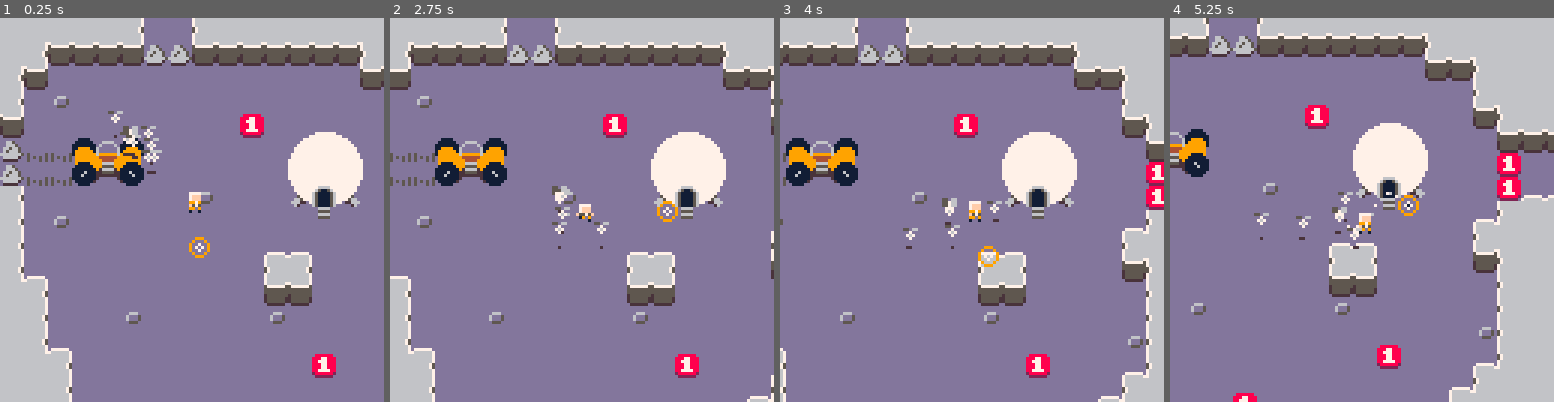
Above: before the commit, frames 1-4 (left to right).
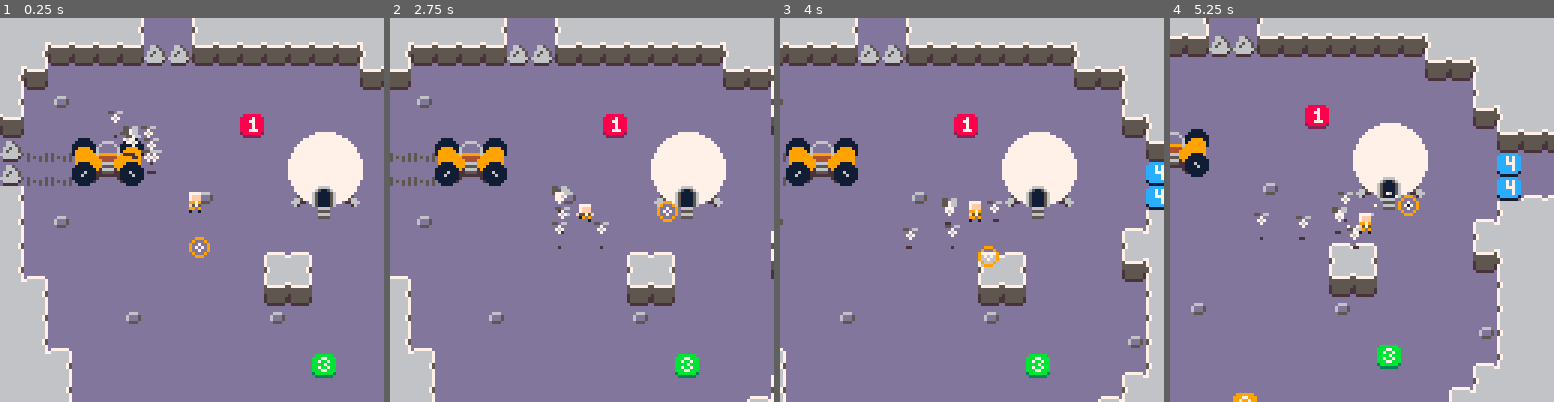
Above: after the commit, the same moments.

Repository: kevinthompson/moonbreak-p8
Game: PICO-8 cartridge moonbreak.p8
The game is run twice, just before and just after one commit, with the same random seed, the same clock (stepped at 60 frames per second) and the same inputs.
Inputs:
- Up to frame 1 (0.25 s): no input
- Up to frame 2 (2.75 s): tap X (X key) at 0.33, 1.07, 1.85 s; tap O (Z key) at 0.7, 1.7, 2.1, 2.5 s; hold Right 1.6-2.1 s; hold Up 2.15-2.42 s; hold Right from 2.47 s (still down)
- Up to frame 3 (4 s): tap O (Z key) at 2.9, 3.3, 3.7 s; tap X (X key) at 2.97 s; release Right at 3.03 s; hold Left 3.08-3.58 s; hold Down 3.63-3.97 s
- Up to frame 4 (5.25 s): hold Right 4.02-4.68 s; tap X (X key) at 4.08, 5.2 s; tap O (Z key) at 4.1, 4.5, 4.9 s; hold Up 4.73-5.03 s; hold Left from 5.08 s (still down)

The runs differ from the first frame. In frame 1, 0.4% of the frame differs, in the area x 64-88%, y 25-94%; in frame 2, 0.4%; in frame 3, 0.9%; in frame 4, 1.1%, in the area x 16-92%, y 23-100%.

Commit message:
chore: add different objective sprites

Diff:
--- a/moonbreak.p8
+++ b/moonbreak.p8
@@ -41,22 +41,22 @@
 00000000000000000776770061170000333b55b00000000061111160050000051999999969999996999999910000000000000000000000000000000000000000
 00000000000000000077700061110000033bbb000000000066555660050505050999999994444449999999900000000000000000000000000000000000000000
 00000000000000000000000000000000000000000000000066666660050005050999999999444499999999900000000000000000000000000000000000000000
-00000000000000000000000008888880000000000000000077666677000000000911119999666699991111900000000000000000000000000000000000000000
-00777700007777000000000088877888000000000000000076511567000000000111111999555599911111100000000000000000000000000000000000000000
-007fff00007fff00007777008877788800000000000000006511115600000000111111119e6666e9111111110000000000000000000000000000000000000000
-007fff00007fff00007fff00888778880000000000000000651111560000000011116111ee5555ee111611110000000000000000000000000000000000000000
-0099790000997900007fff00888778880000000000000000651111560000000011161111eeeeeeee111161110000000000000000000000000000000000000000
-00f57500005f75000f5575f0887777880000000000000000651111560000000011111111e000000e111111110000000000000000000000000000000000000000
-00990900009901000019090028888882000000000000000065111156000000000111111e00000000e11111100000000000000000000000000000000000000000
-00100100001000000000010002222220000000000000000000666600000000000011110000000000001111000000000000000000000000000000000000000000
-00000000000000000000000000000000000000000000000000555500000000000000000000000000000000000000000000000000000000000000000000000000
-00000000000000000000000000000000000000000000000000666600000000000000000000000000000000000000000000000000000000000000000000000000
-00000000000000000000000000000000000000000000000000555500000000000000000000000000000000000000000000000000000000000000000000000000
-00000000000000000000000000000000000000000000000000000000000000000000000000000000000000000000000000000000000000000000000000000000
-00000000000000000000000000000000000000000000000000000000000000000000000000000000000000000000000000000000000000000000000000000000
-00000000000000000000000000000000000000000000000000000000000000000000000000000000000000000000000000000000000000000000000000000000
-00000000000000000000000000000000000000000000000000000000000000000000000000000000000000000000000000000000000000000000000000000000
-00000000000000000000000000000000000000000000000000000000000000000000000000000000000000000000000000000000000000000000000000000000
+000000000000000000000000088888800bbbbbb00000000077666677000000000911119999666699991111900000000000000000000000000000000000000000
+00777700007777000000000088887888bbb77bbb0000000076511567000000000111111999555599911111100000000000000000000000000000000000000000
+007fff00007fff000077770088877888bb7bb7bb000000006511115600000000111111119e6666e9111111110000000000000000000000000000000000000000
+007fff00007fff00007fff0088887888bbbb7bbb00000000651111560000000011116111ee5555ee111611110000000000000000000000000000000000000000
+0099790000997900007fff0088887888bb7bb7bb00000000651111560000000011161111eeeeeeee111161110000000000000000000000000000000000000000
+00f57500005f75000f5575f088877788bbb77bbb00000000651111560000000011111111e000000e111111110000000000000000000000000000000000000000
+009909000099010000190900288888823bbbbbb30000000065111156000000000111111e00000000e11111100000000000000000000000000000000000000000
+00100100001000000000010002222220033333300000000000666600000000000011110000000000001111000000000000000000000000000000000000000000
+000000000000000000000000099999900cccccc00000000000555500000000000000000000000000000000000000000000000000000000000000000000000000
+00000000000000000000000099977999ccc7c7cc0000000000666600000000000000000000000000000000000000000000000000000000000000000000000000
+00000000000000000000000099799799ccc7c7cc0000000000555500000000000000000000000000000000000000000000000000000000000000000000000000
+00000000000000000000000099997999ccc777cc0000000000000000000000000000000000000000000000000000000000000000000000000000000000000000
+00000000000000000000000099979999ccccc7cc0000000000000000000000000000000000000000000000000000000000000000000000000000000000000000
+00000000000000000000000099777799ccccc7cc0000000000000000000000000000000000000000000000000000000000000000000000000000000000000000
+000000000000000000000000a999999a1cccccc10000000000000000000000000000000000000000000000000000000000000000000000000000000000000000
+0000000000000000000000000aaaaaa0011111100000000000000000000000000000000000000000000000000000000000000000000000000000000000000000
 00000000000000000000000000000000000000000000000000000000000000000000000000000000000000000000000000000000000000000000000000000000
 00000000000000000000000000000000000000000000000000000000000000000000000000000000000000000000000000000000000000000000000000000000
 00000000000000000000000000000000000000000000000000000000000000000000000000000000000000000000000000000000000000000000000000000000
@@ -171,17 +171,17 @@
 5100400000000000000000000000000000504242424242424242424242424242424242424242424242424242424242424242424242424242424242424242424242424242424242424242424242424242424242424242424242424242424242424242424242424242424242424242424242424242424242424242424242424242
 4100010000000000000013000000000000415042424242424251414141424242424242424242424242424242424242424242424242424242424242424242424242424242424242424242424242424242424242424242424242424242424242424242424242424242424242424242424242424242424242424242424242424242
 43070708090a0000000000000000000000004141414141414141000000415042424242424242424242424242424242424242424242424242424242424242424242424242424242424242424242424242424242424242424242424242424242424242424242424242424242424242424242424242424242424242424242424242
-43070718191a0000000000000040000000001300000000000000000000005042424242424242424242424242424242424242424242424242424242424242424242424242424242424242424242424242424242424242424242424242424242424242424242424242424242424242424242424242424242424242424242424242
-5100000000000000400000000000000000001352525252525200000000005042424242424242424242424242424242424242424242424242424242424242424242424242424242424242424242424242424242424242424242424242424242424242424242424242424242424242424242424242424242424242424242424242
+43070718191a0000000000000040000000002400000000000000000000005042424242424242424242424242424242424242424242424242424242424242424242424242424242424242424242424242424242424242424242424242424242424242424242424242424242424242424242424242424242424242424242424242
+5100000000000000400000000000000000002452525252525200000000005042424242424242424242424242424242424242424242424242424242424242424242424242424242424242424242424242424242424242424242424242424242424242424242424242424242424242424242424242424242424242424242424242
 5100400000000000000000000000000000525042424242425100000000005042424242424242424242424242424242424242424242424242424242424242424242424242424242424242424242424242424242424242424242424242424242424242424242424242424242424242424242424242424242424242424242424242
 5100000000000000000000525200000000504242424242514100000000004150424242424242424242424242424242424242424242424242424242424242424242424242424242424242424242424242424242424242424242424242424242424242424242424242424242424242424242424242424242424242424242424242
 5152000000000000000000505100000000415042424242510000000000005250424242424242424242424242424242424242424242424242424242424242424242424242424242424242424242424242424242424242424242424242424242424242424242424242424242424242424242424242424242424242424242424242
 4251000000000000000000414100000000005042424242515252000000525042424242424242424242424242424242424242424242424242424242424242424242424242424242424242424242424242424242424242424242424242424242424242424242424242424242424242424242424242424242424242424242424242
 4251000000400000000000400000000000005042424242424242525252504242424242424242424242424242424242424242424242424242424242424242424242424242424242424242424242424242424242424242424242424242424242424242424242424242424242424242424242424242424242424242424242424242
 4251520000000000000000000000000000405042424242424242424242424242424242424242424242424242424242424242424242424242424242424242424242424242424242424242424242424242424242424242424242424242424242424242424242424242424242424242424242424242424242424242424242424242
-4242510000000000000000000013000000525042424242424242424242424242424242424242424242424242424242424242424242424242424242424242424242424242424242424242424242424242424242424242424242424242424242424242424242424242424242424242424242424242424242424242424242424242
+4242510000000000000000000014000000525042424242424242424242424242424242424242424242424242424242424242424242424242424242424242424242424242424242424242424242424242424242424242424242424242424242424242424242424242424242424242424242424242424242424242424242424242
 4242510000000000000000000000000052504242424242424242424242424242424242424242424242424242424242424242424242424242424242424242424242424242424242424242424242424242424242424242424242424242424242424242424242424242424242424242424242424242424242424242424242424242
-4251410000000013000000005252525250424242424242424242424242424242424242424242424242424242424242424242424242424242424242424242424242424242424242424242424242424242424242424242424242424242424242424242424242424242424242424242424242424242424242424242424242424242
+4251410000000023000000005252525250424242424242424242424242424242424242424242424242424242424242424242424242424242424242424242424242424242424242424242424242424242424242424242424242424242424242424242424242424242424242424242424242424242424242424242424242424242
 4251525252000000000000525042424242424242424242424242424242424242424242424242424242424242424242424242424242424242424242424242424242424242424242424242424242424242424242424242424242424242424242424242424242424242424242424242424242424242424242424242424242424242
 4242424251525252525252504242424242424242424242424242424242424242424242424242424242424242424242424242424242424242424242424242424242424242424242424242424242424242424242424242424242424242424242424242424242424242424242424242424242424242424242424242424242424242
 4242424242424242424242424242424242424242424242424242424242424242424242424242424242424242424242424242424242424242424242424242424242424242424242424242424242424242424242424242424242424242424242424242424242424242424242424242424242424242424242424242424242424242
